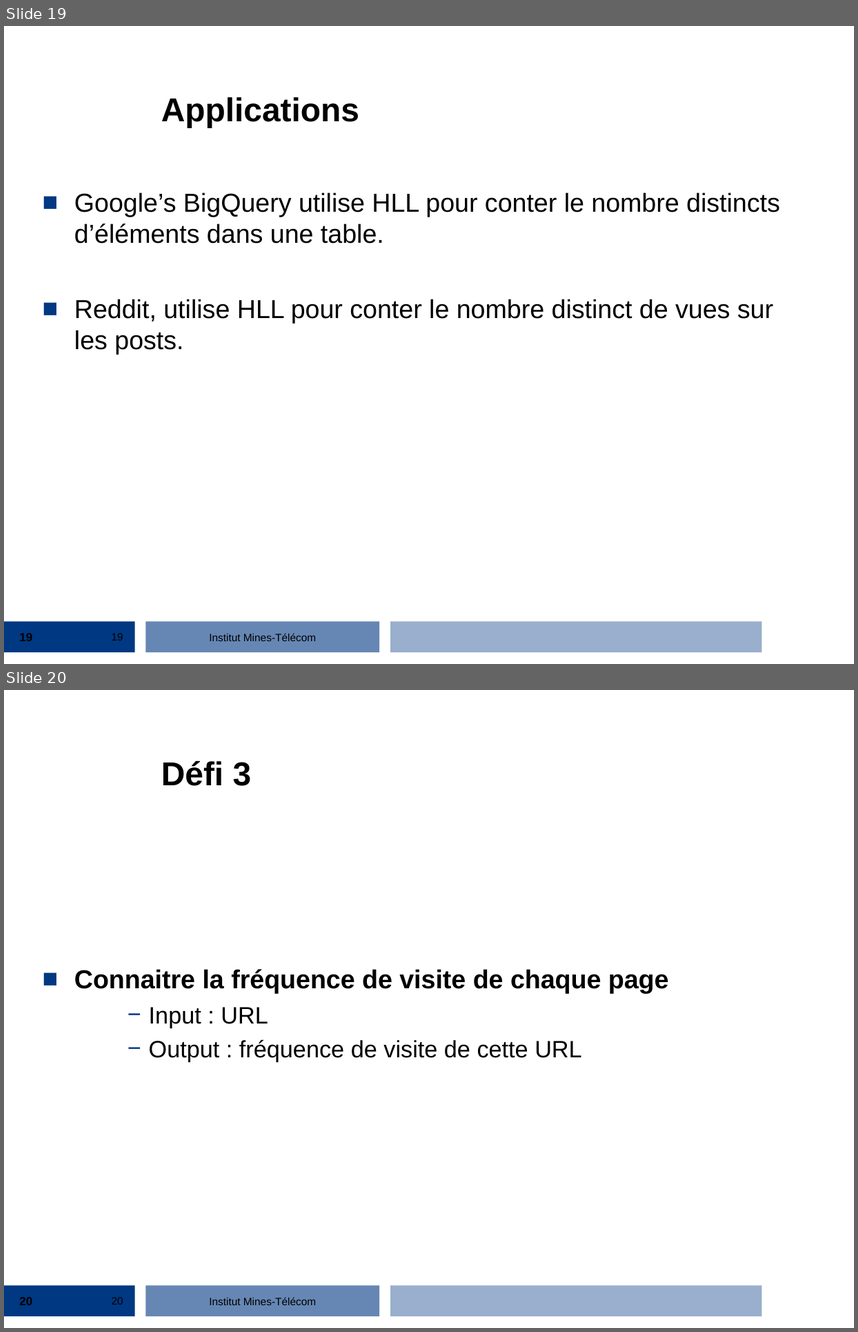
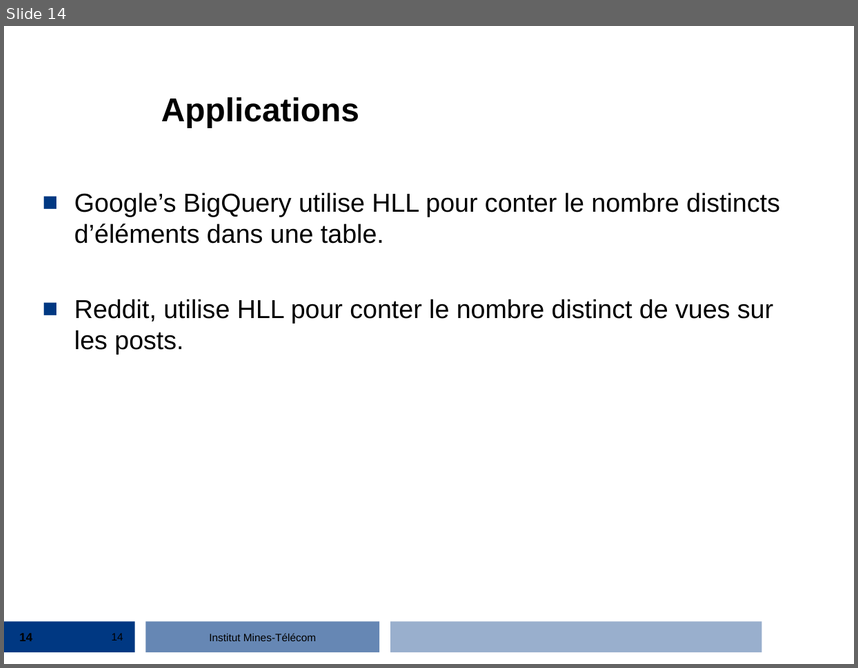
Before and after one commit to streaming-algorithms/hyper_log_log, a slide deck: 2_hyperloglog.ppt. Shown one above the other, each under a label of ours: slides 19 and 20 before the commit, slide 14 after it. The pictures are 858x1332 and 858x668 pixels, drawn with LibreOffice and Linux fonts; fonts in the diff are those of the drawing; background and template pictures are left out. Boxes give left, top, right and bottom in pixels: in the first picture for what was removed or moved away, otherwise in the second. Text is boxed around its words. In the diff, an @@ line names an element or a change of style, - is before the commit and + after.

```diff
--- a/2_hyperloglog.ppt
+++ b/2_hyperloglog.ppt
@@ slide 20 removed at <box>4,690,854,1328</box>, background #FFFFFF; not listed: 4 template elements that a slide beside it also shows @@
@@ title removed at <box>161,761,252,786</box> @@
-Défi 3
@@ text removed at <box>74,969,669,1062</box> @@
-■ Connaitre la fréquence de visite de chaque page
-    − Input : URL
-    − Output : fréquence de visite de cette URL
@@ page number removed at <box>19,1297,32,1305</box> @@
-20
@@ page number removed at <box>112,1297,123,1304</box> @@
-20
@@ what was slide 19 is now slide 14 @@
@@ page number at <box>19,633,32,641</box>: text changed @@
-19
+14
@@ page number at <box>112,633,123,640</box>: text changed @@
-19
+14
```
Also in this commit, not shown: 13 slides added, 17 other slides removed.
